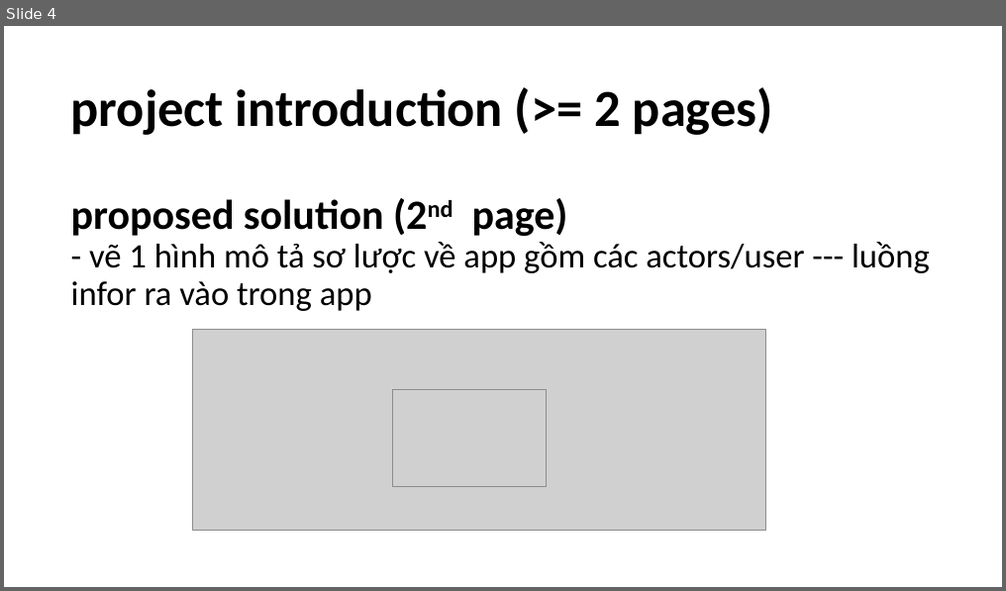
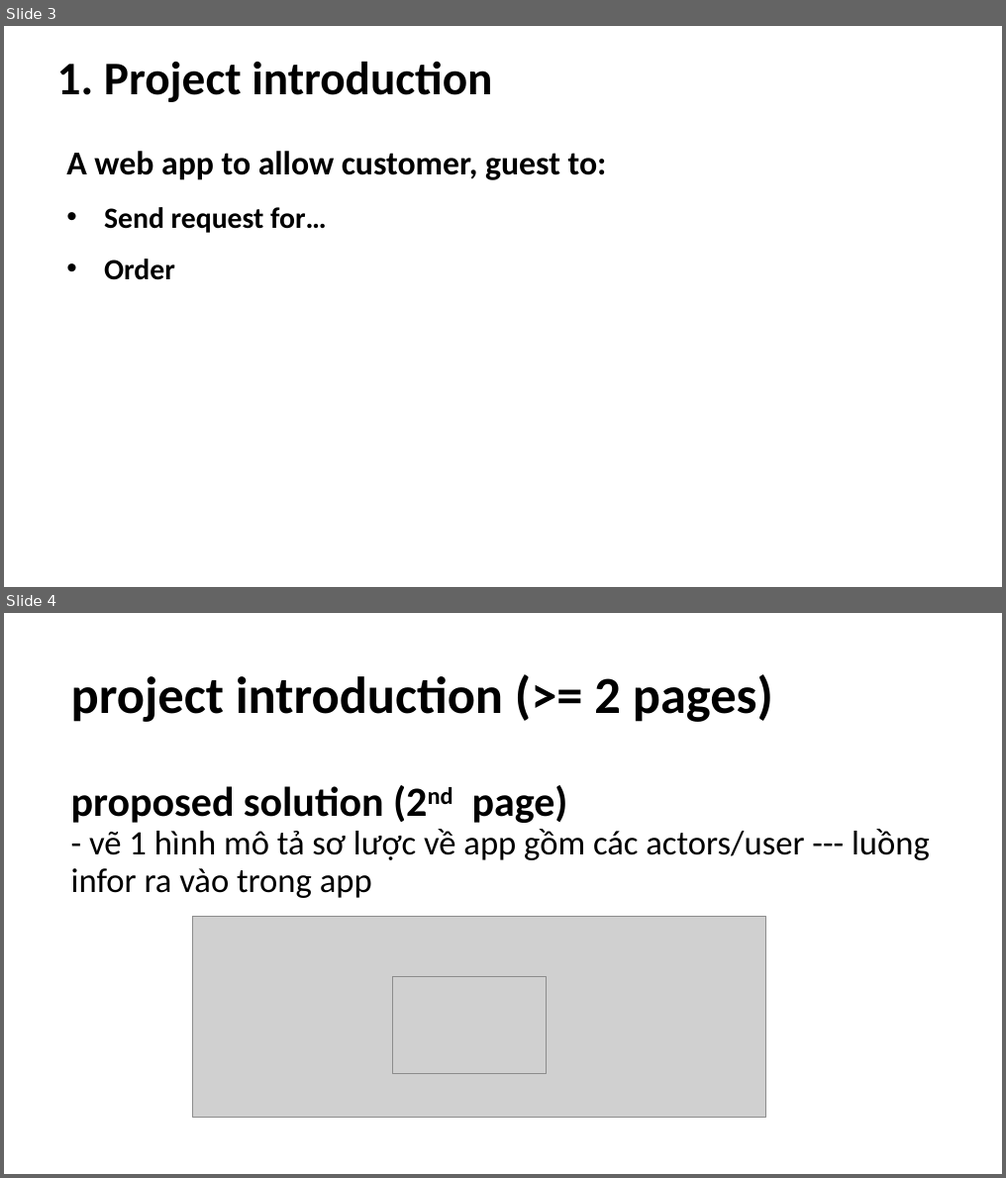
Before and after one commit to doit-now/software-development-project, a slide deck: document/SWP Presentation.pptx. Shown one above the other, each under a label of ours: slide 4 before the commit, slides 3 and 4 after it. The pictures are 1006x591 and 1006x1178 pixels, drawn with LibreOffice and Linux fonts; fonts in the diff are those of the drawing; grey boxes stand for pictures. Boxes give left, top, right and bottom in pixels: in the first picture for what was removed or moved away, otherwise in the second. Text is boxed around its words. In the diff, an @@ line names an element or a change of style, - is before the commit and + after.

```diff
--- a/document/SWP Presentation.pptx
+++ b/document/SWP Presentation.pptx
@@ slide 3 added at [4, 26, 1002, 587], background #FFFFFF @@
@@ title added at [57, 61, 492, 102], 45 pt, text #000000, bold @@
+1. Project introduction
@@ text added at [66, 151, 607, 280], 32.2 pt, text #000000, bold @@
+A web app to allow customer, guest to:
+• Send request for…
+• Order
```
Also in this commit, not shown: 5 slides changed, 1 other slide added, 1 slide removed, 4 other files.
